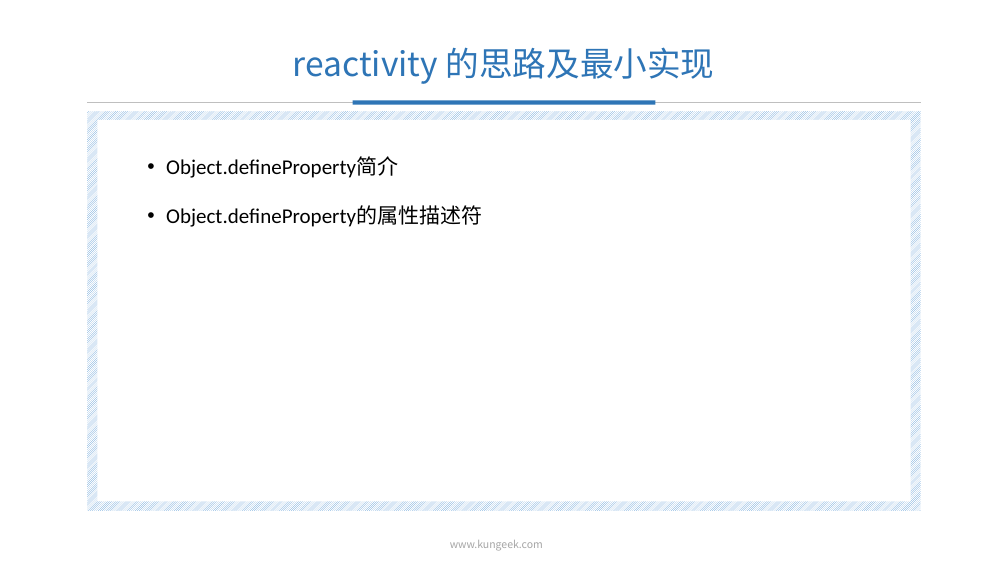
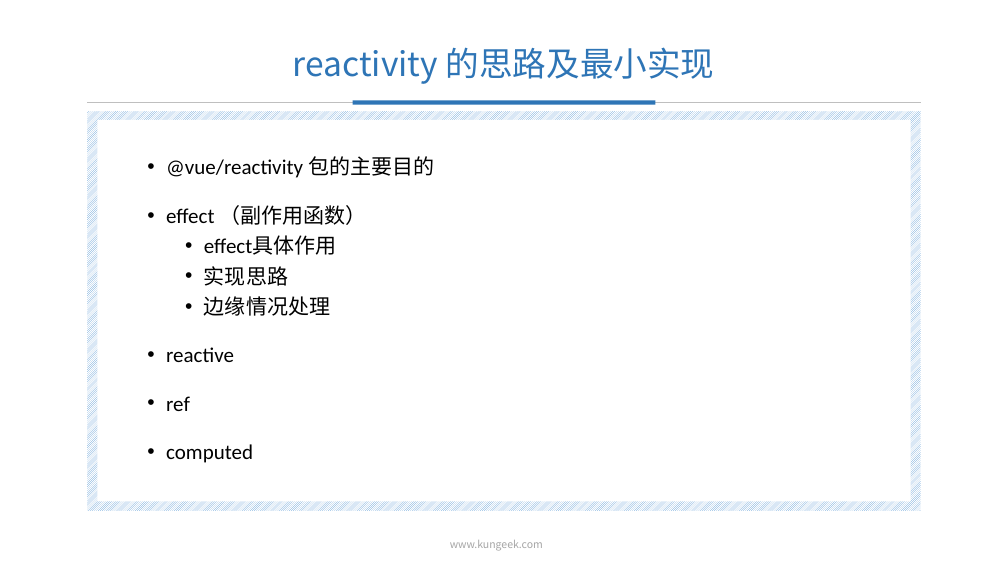
Before and after one commit to chenJinYuDo/cjy-mini-vue, a slide deck: slide 7 of doc/mini-vue3(vue3的最小实现).pptx. Drawn at 1008x567 pixels with LibreOffice and Linux fonts; fonts in the diff are those of the drawing; background and template pictures are left out. Boxes give left, top, right and bottom in pixels: in the first picture for what was removed or moved away, otherwise in the second. Text is boxed around its words. In the diff, an @@ line names an element or a change of style, - is before the commit and + after.

```diff
--- a/doc/mini-vue3(vue3的最小实现).pptx
+++ b/doc/mini-vue3(vue3的最小实现).pptx
@@ text at box(166, 156, 434, 463): text changed @@
-• Object.defineProperty简介
-• Object.defineProperty的属性描述符
+• @vue/reactivity 包的主要目的
+• effect （副作用函数）
+  • effect具体作用
+  • 实现思路
+  • 边缘情况处理
+• reactive
+• ref
+• computed
```
Also in this commit, not shown: 1 other slide changed, 11 slides added, 2 slides removed, 2 other files.
